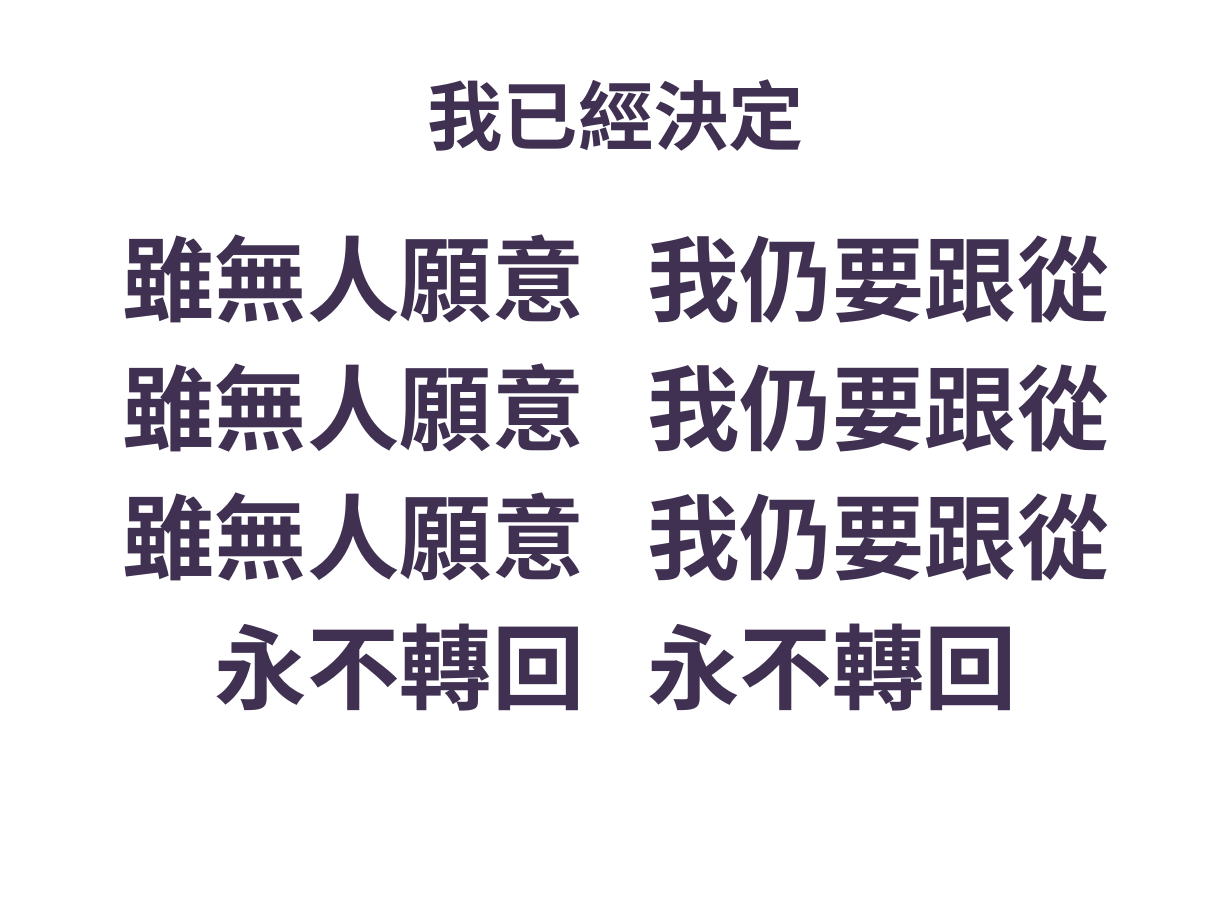
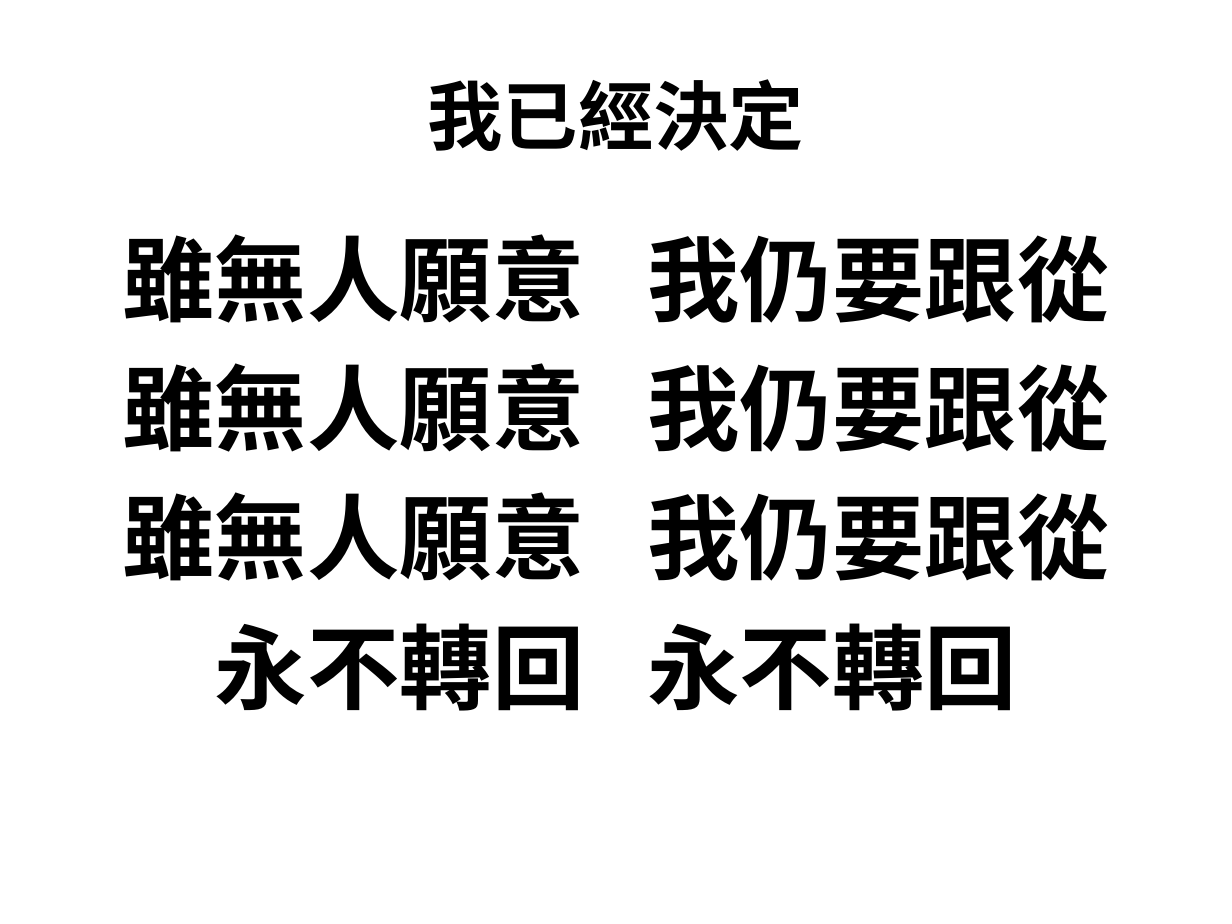
Before and after one commit to batisuoc/bible-school, a slide deck: slide 20 of 2019/1月.pptx (slide 18 before the commit). Drawn at 1232x924 pixels with LibreOffice and Linux fonts; fonts in the diff are those of the drawing; background and template pictures are left out. Boxes give left, top, right and bottom in pixels: in the first picture for what was removed or moved away, otherwise in the second. Text is boxed around its words. In the diff, an @@ line names an element or a change of style, - is before the commit and + after.

```diff
--- a/2019/1月.pptx
+++ b/2019/1月.pptx
@@ text "我已經決定" at <box>428,79,804,151</box>: text colour #403152 to #000000 @@
@@ text "雖無人願意 我仍要跟從" at <box>123,234,1109,711</box>: text colour #403152 to #000000 @@
```
Also in this commit, not shown: 6 other slides changed, 2 slides added, 2 slides removed, 1 other file.
